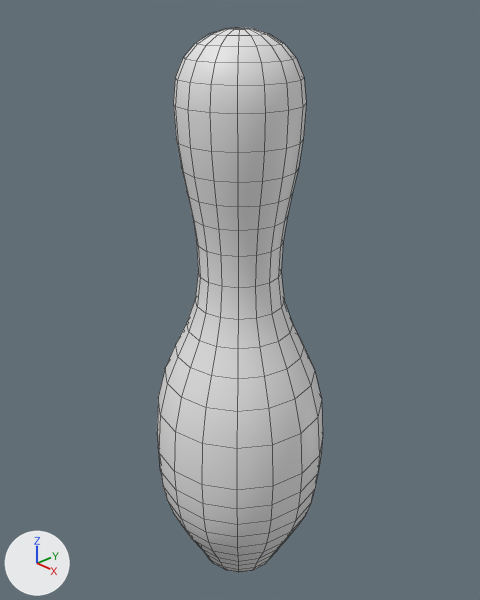
Before and after pictures for a commit that changed the Blender file Bowling Pin.blend.
Before and after are seen from a camera (50 mm lens) standing at (0.281, -0.265, 0.398) and looking at (-0.008, 0.008, 0.214). Arrows for +X, +Y and +Z are at lower left; the lights stay in place. Mesh edges are drawn as thin lines.

Objects in the first picture: 'Bowling Pin'.
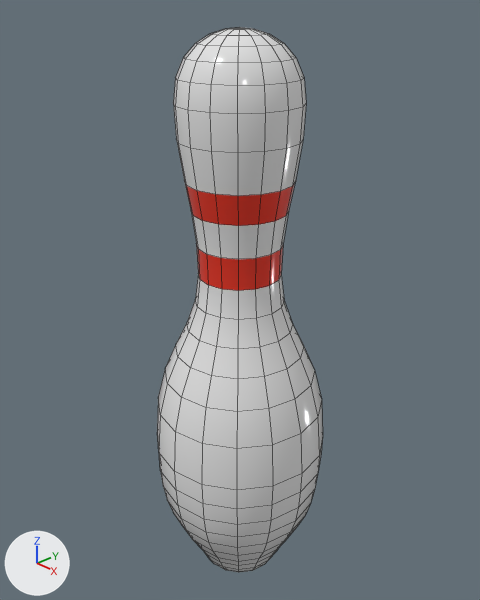
Pixel boxes [x1, y1, x2, y2] of what changed, in the pictures (480 x 600 px):
part 1 of me_cubeziercurve_001, cut back
    both: [176, 139, 303, 320]
part 2 of me_cubeziercurve_001, recoloured (white to red)
    both: [184, 181, 295, 288]

Edits to the bpy script that builds the scene:
```text
Add mat_pin_stripe:
    mat_pin_stripe = principled_material('Pin Stripe')
    mat_pin_stripe.base_color = (0.8, 0.0342, 0.0151)  # red #e73421
    mat_pin_stripe.roughness = 0.15
Add mat_pin:
    mat_pin = principled_material('Pin')
    mat_pin.base_color = (0.8, 0.8, 0.8)  # white #e7e7e7
    mat_pin.roughness = 0.15
Change me_cubeziercurve_001:
    used by ob_bowling_pin; location = (0.0, 0.0, 0.0)
    remove me_cubeziercurve_001.from_pydata(...)  # 466 vertices, 480 faces; spans x -0.058..0.058, y -0.058..0.058, z 0.0..0.38
    add me_cubeziercurve_001.from_pydata(...)  # 450 vertices, 464 faces; spans x -0.058..0.058, y -0.058..0.058, z 0.0..0.38
    me_cubeziercurve_001 part 1
    16 vertices are removed from x -0.029..0.029, y -0.029..0.029, z 0.275
    32 faces are deleted
    32 vertices in x -0.027..0.027, y -0.027..0.027, z 0.238..0.258 move by (0.0, 0.0, -0.001)
    32 vertices move from x -0.034..0.034, y -0.034..0.034, z 0.289..0.304 to x -0.033..0.033, y -0.033..0.033, z 0.278..0.296
    16 new faces join them, mat_pin (white #e7e7e7)
    me_cubeziercurve_001 part 2: 32 faces spanning x -0.033..0.033, y -0.033..0.033, z 0.237..0.296 switch from no material to mat_pin_stripe (red #e73421)
    add me_cubeziercurve_001.materials.append(mat_pin)  # white #e7e7e7
```
